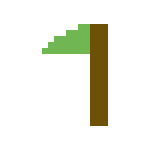
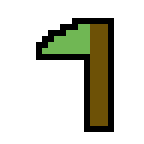
The second 144x144 image is a revision of the first. Changes to its layers:
painted on "Background" over [36, 18, 114, 132]
